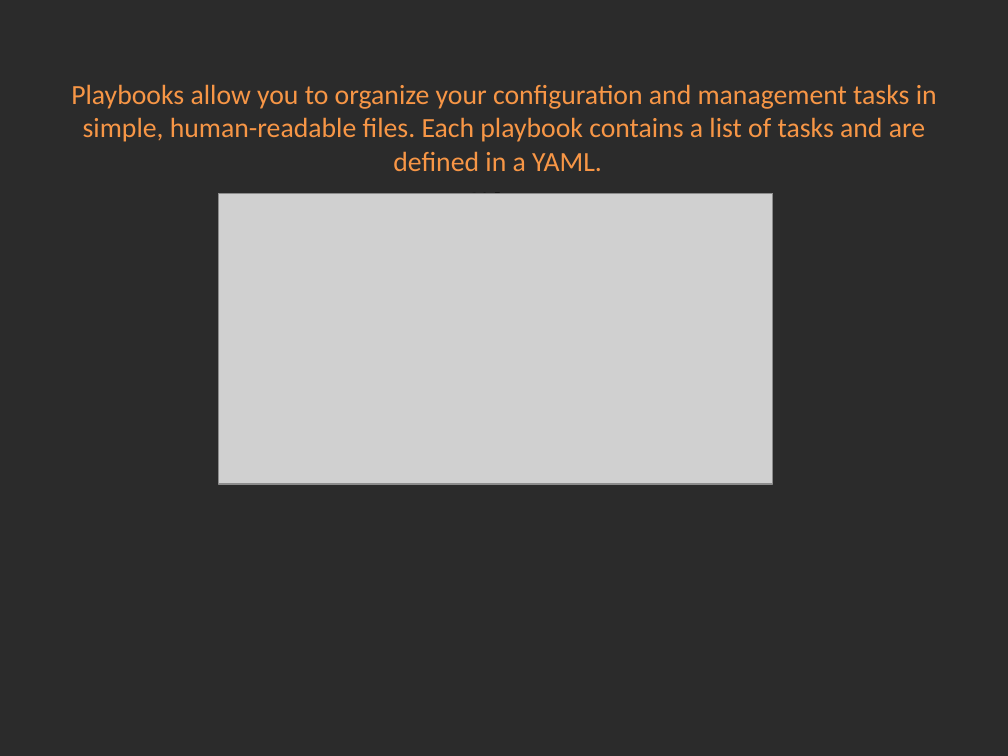
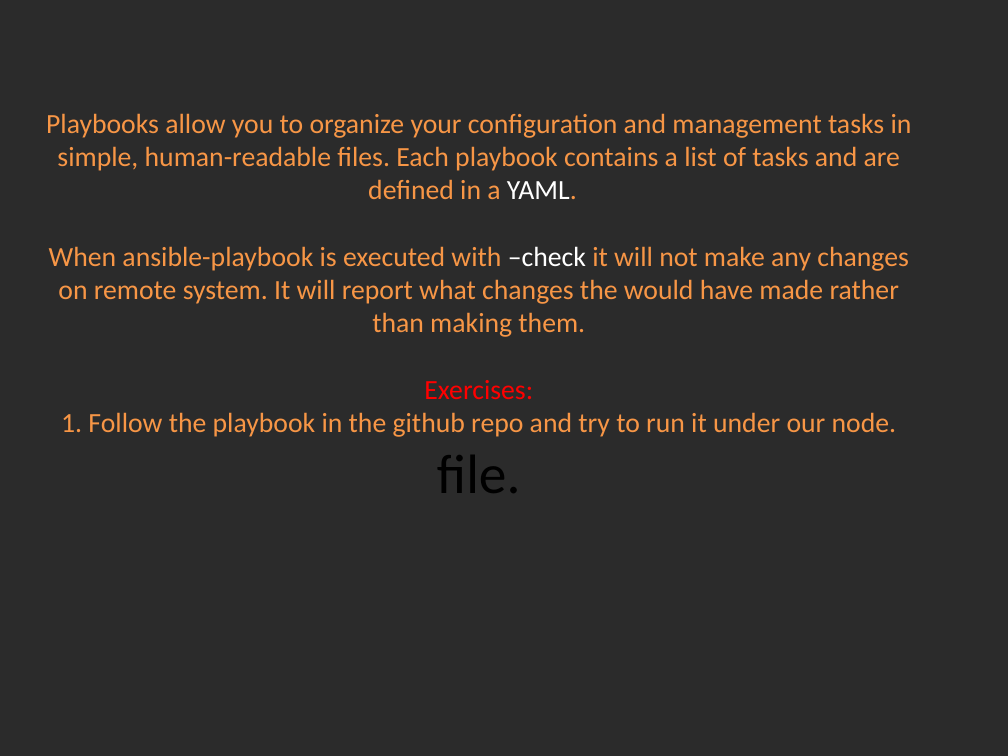
Before and after one commit to Academy-Soft-Intellect/Linux-Course, a slide deck: slide 4 of 16.ConfigurationManagement_With_Ansible/16-Conf_Man_Ansible.pptx. Drawn at 1008x756 pixels with LibreOffice and Linux fonts; fonts in the diff are those of the drawing; grey boxes stand for pictures; background and template pictures are left out; a plain dark background stands for a picture behind light text. Boxes give left, top, right and bottom in pixels: in the first picture for what was removed or moved away, otherwise in the second. Text is boxed around its words. In the diff, an @@ line names an element or a change of style, - is before the commit and + after.

Commit message:
Ansible.

```diff
--- a/16.ConfigurationManagement_With_Ansible/16-Conf_Man_Ansible.pptx
+++ b/16.ConfigurationManagement_With_Ansible/16-Conf_Man_Ansible.pptx
@@ title at (46, 113, 912, 493): text changed @@
-Playbooks allow you to organize your configuration and management tasks in simple, human-readable files. Each playbook contains a list of tasks and are defined in a YAML.
-file.
+Playbooks allow you to organize your configuration and management tasks in simple, human-readable files. Each playbook contains a list of tasks and are defined in a YAML.
+When ansible-playbook is executed with –check it will not make any changes on remote system. It will report what changes the would have made rather than making them.
+Exercises:
+1. Follow the playbook in the github repo and try to run it under our node.
+file.
@@ picture removed at (219, 194, 773, 485) @@
```
